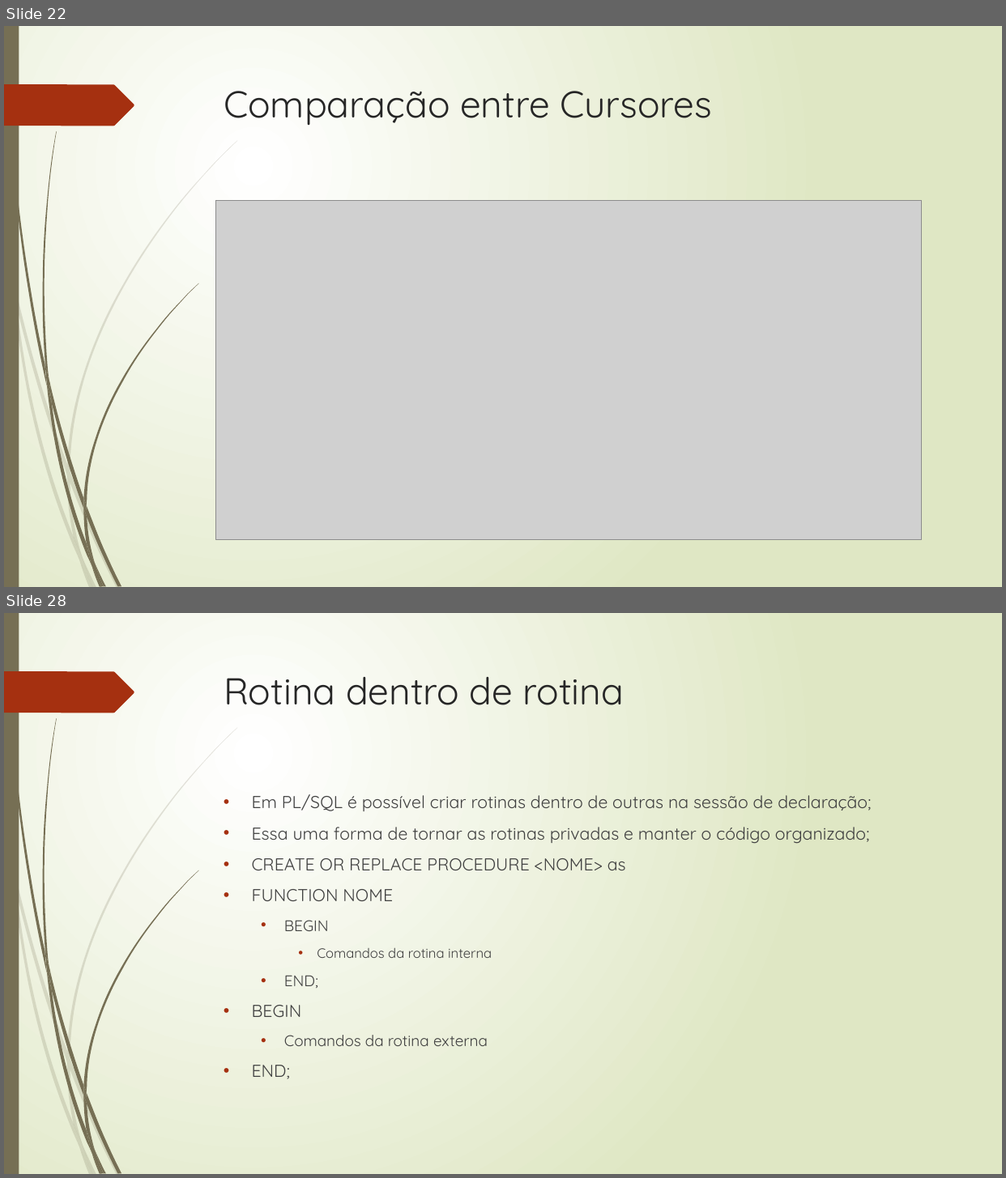
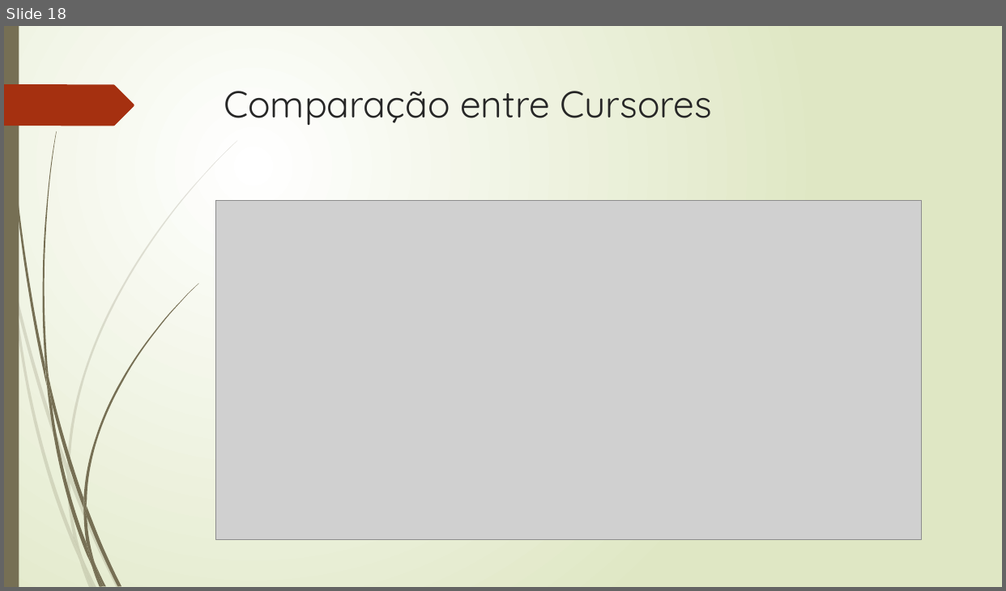
Before and after one commit to rpatricio-souza/Programacao_Avancada_de_Banco_de_Dados, a slide deck: Aula_05_Cursores.pptx. Shown one above the other, each under a label of ours: slides 22 and 28 before the commit, slide 18 after it; the slides between them are not shown. The pictures are 1006x1178 and 1006x591 pixels, drawn with LibreOffice and Linux fonts; fonts in the diff are those of the drawing; grey boxes stand for pictures. Boxes give left, top, right and bottom in pixels: in the first picture for what was removed or moved away, otherwise in the second. Text is boxed around its words. In the diff, an @@ line names an element or a change of style, - is before the commit and + after.

```diff
--- a/Aula_05_Cursores.pptx
+++ b/Aula_05_Cursores.pptx
@@ slide 28 removed at (4,613,1002,1174), background gradient #FFFFFF to #DFE8C4; not listed: 24 template elements that a slide beside it also shows @@
@@ title removed at (224,677,624,705) @@
-Rotina dentro de rotina
@@ text removed at (252,794,871,1080) @@
-• Em PL/SQL é possível criar rotinas dentro de outras na sessão de declaração;
-• Essa uma forma de tornar as rotinas privadas e manter o código organizado;
-• CREATE OR REPLACE PROCEDURE <NOME> as
-• FUNCTION NOME
-  • BEGIN
-    • Comandos da rotina interna
-  • END;
-• BEGIN
-  • Comandos da rotina externa
-• END;
@@ what was slide 22 is now slide 18 @@
```
Also in this commit, not shown: 14 slides changed, 2 slides added, 9 other slides removed, 3 other files.
